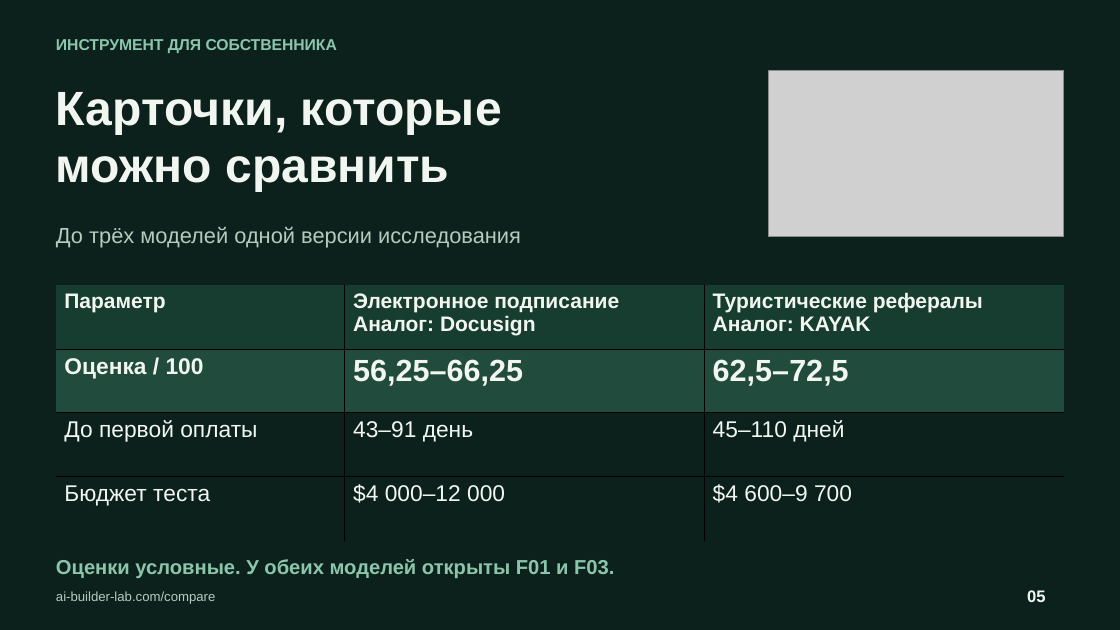
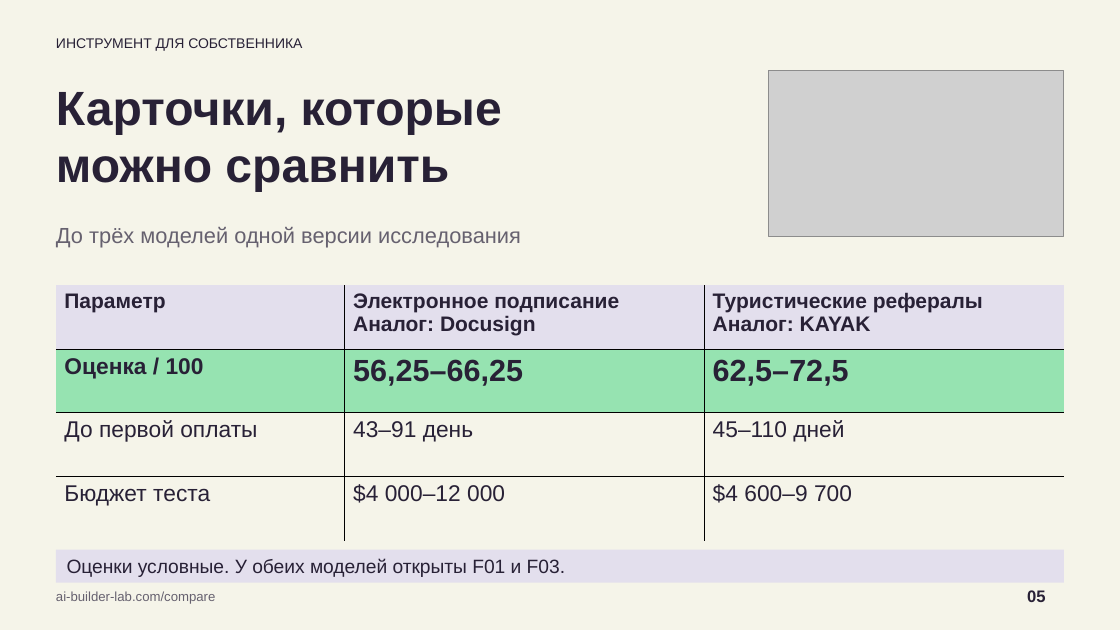
Before and after one commit to bcmle/test_ai_builder, a slide deck: slide 5 of presentation/AI-Builder-CEO.pptx. Drawn at 1120x630 pixels with LibreOffice and Linux fonts; fonts in the diff are those of the drawing; grey boxes stand for pictures. Boxes give left, top, right and bottom in pixels: in the first picture for what was removed or moved away, otherwise in the second. Text is boxed around its words. In the diff, an @@ line names an element or a change of style, - is before the commit and + after.

Commit message:
design: restyle CEO deck after The Pitch

```diff
--- a/presentation/AI-Builder-CEO.pptx
+++ b/presentation/AI-Builder-CEO.pptx
@@ background #0C211C to #F5F4E9 @@
@@ text "ИНСТРУМЕНТ ДЛЯ СОБСТВЕННИКА" at box(56, 38, 302, 51): size 13.5 to 12 pt, text colour #8BC6AC to #282136, bold off @@
@@ text "Карточки, которые" at box(56, 92, 502, 192): text colour #F1F6F0 to #282136 @@
@@ text "До трёх моделей одной версии ..." at box(56, 227, 521, 247): text colour #B5CBBE to #66616F @@
@@ table at box(56, 286, 1065, 541) @@
@@ fill #173C30 to #E3DFED in row 1 @@
@@ fill #214C3D to #96E3B1 in row 2 @@
@@ fill #0C211C to #F5F4E9 in 6 cells @@
@@ text colour #F1F6F0 to #282136 @@
@@ borders changed @@
@@ rectangle added at box(56, 549, 1065, 583), fill #E3DFED @@
@@ text "Оценки условные. У обеих моделей ...": place and size @@
-text "Оценки условные. У обеих моделей ..." at box(56, 559, 614, 578)
+text "Оценки условные. У обеих моделей ..." at box(67, 559, 565, 577)
@@ text "Оценки условные. У обеих моделей ..." at box(67, 559, 565, 577): size 17.2 to 16.5 pt, text colour #8BC6AC to #282136, bold off @@
@@ text "ai-builder-lab.com/compare" at box(56, 591, 215, 604): text colour #B5CBBE to #66616F @@
@@ text "05" at box(1027, 590, 1046, 602): text colour #F1F6F0 to #282136 @@
```
Also in this commit, not shown: 6 other slides changed, 10 other files.
